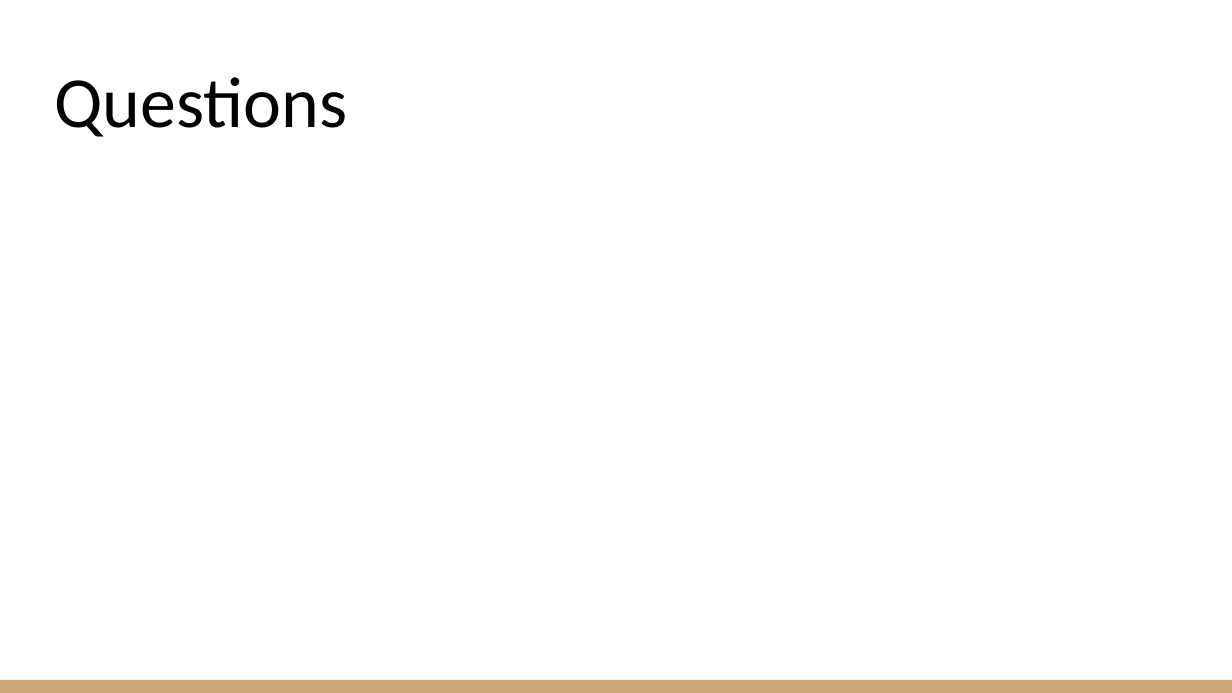
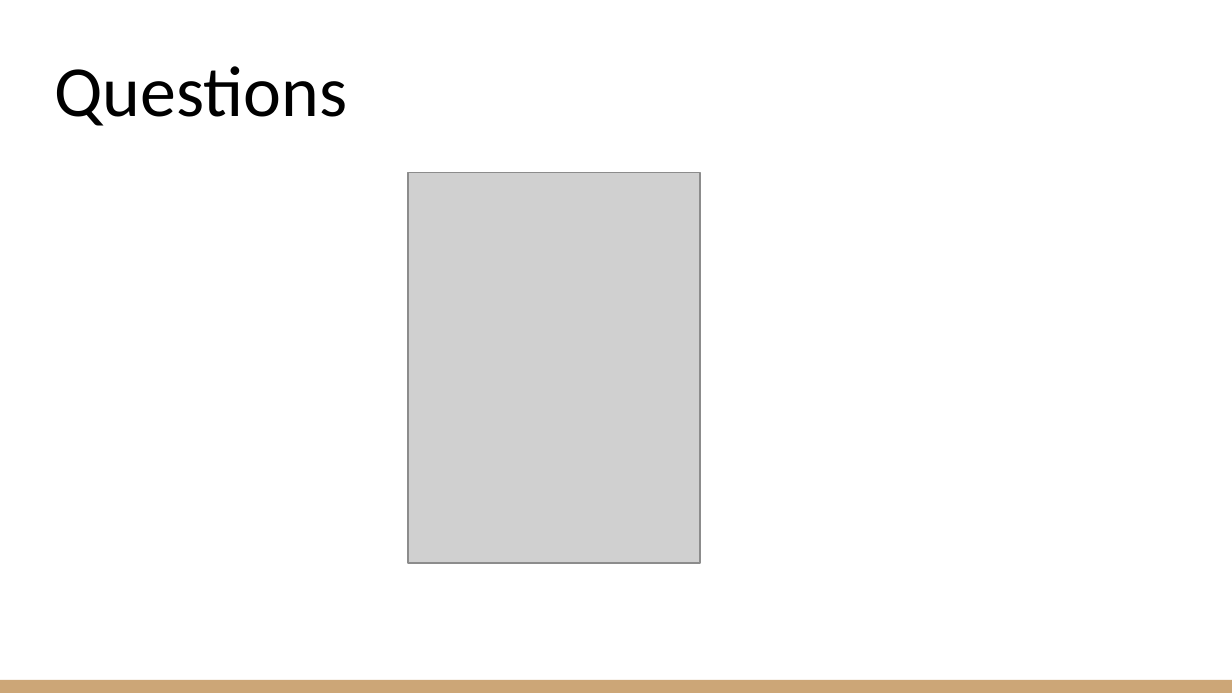
Before and after one commit to jlambert23/COP4331, a slide deck: slide 9 of Contact manager (Small project COP4331) (1).pptx (slide 7 before the commit). Drawn at 1232x693 pixels with LibreOffice and Linux fonts; fonts in the diff are those of the drawing; grey boxes stand for pictures. Boxes give left, top, right and bottom in pixels: in the first picture for what was removed or moved away, otherwise in the second. Text is boxed around its words. In the diff, an @@ line names an element or a change of style, - is before the commit and + after.

```diff
--- a/Contact manager (Small project COP4331) (1).pptx
+++ b/Contact manager (Small project COP4331) (1).pptx
@@ title "Questions": place and size @@
-title "Questions" at (54, 77, 347, 137)
+title "Questions" at (54, 66, 347, 126)
@@ picture added at (408, 172, 700, 563) @@
```
Also in this commit, not shown: 3 other slides changed, 3 slides added, 1 slide removed.
